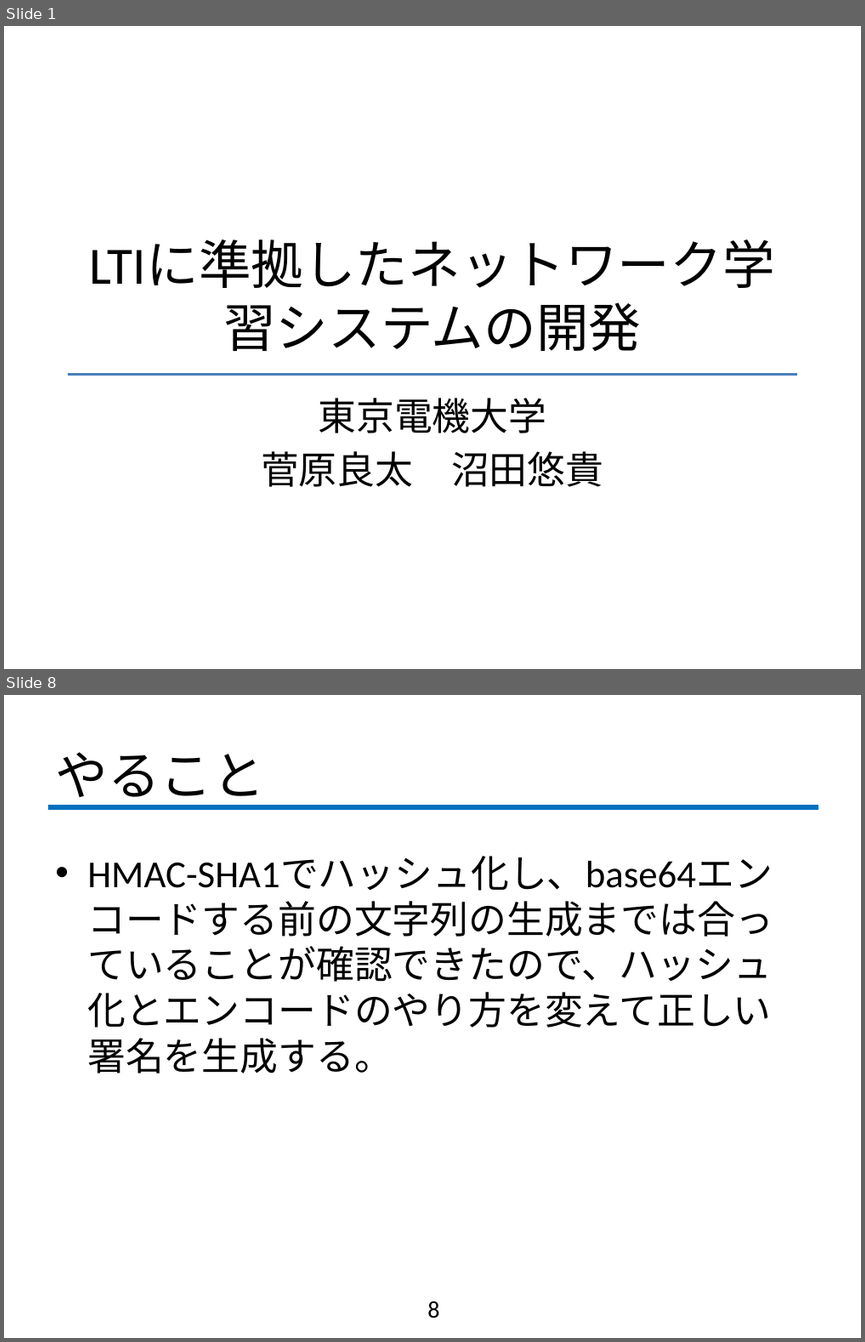
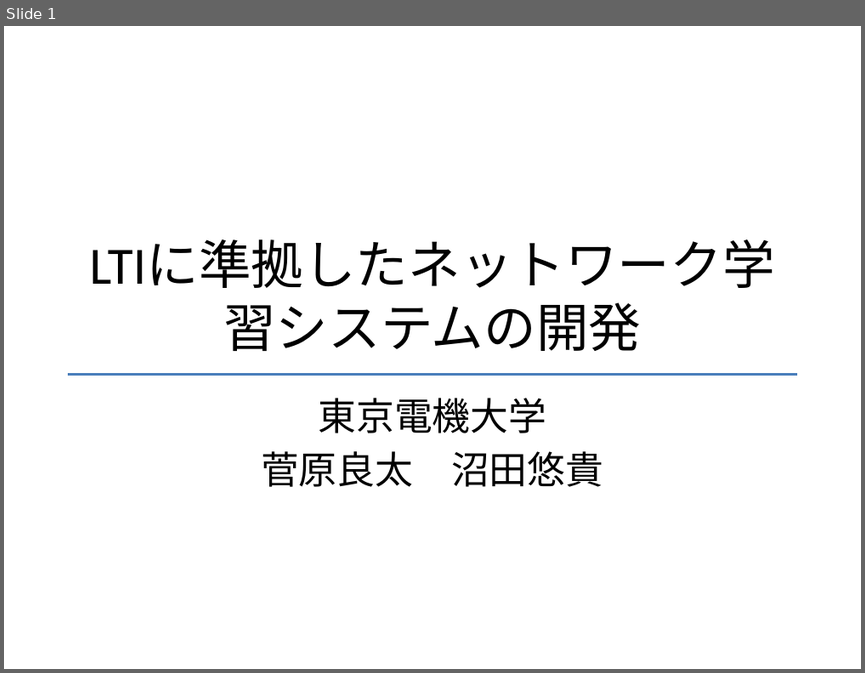
Before and after one commit to fujiLabo/fuji_simu, a slide deck: テンプレ.pptx. Shown one above the other, each under a label of ours: slides 1 and 8 before the commit, slide 1 after it; the slides between them are not shown. The pictures are 865x1342 and 865x673 pixels, drawn with LibreOffice and Linux fonts; fonts in the diff are those of the drawing; background and template pictures are left out. Boxes give left, top, right and bottom in pixels: in the first picture for what was removed or moved away, otherwise in the second. Text is boxed around its words. In the diff, an @@ line names an element or a change of style, - is before the commit and + after.

```diff
--- a/テンプレ.pptx
+++ b/テンプレ.pptx
@@ slide 8 removed at (x1=4, y1=695, x2=861, y2=1338), background #FFFFFF @@
@@ title removed at (x1=55, y1=752, x2=264, y2=808) @@
-やること
@@ line removed from (47, 807) to (818, 807) @@
@@ text removed at (x1=87, y1=856, x2=772, y2=1073) @@
-• HMAC-SHA1でハッシュ化し、base64エンコードする前の文字列の生成までは合っていることが確認できたので、ハッシュ化とエンコードのやり方を変えて正しい署名を生成する。
@@ page number removed at (x1=427, y1=1301, x2=439, y2=1318) @@
-8
```
Also in this commit, not shown: 6 other slides removed, 2 other files.
